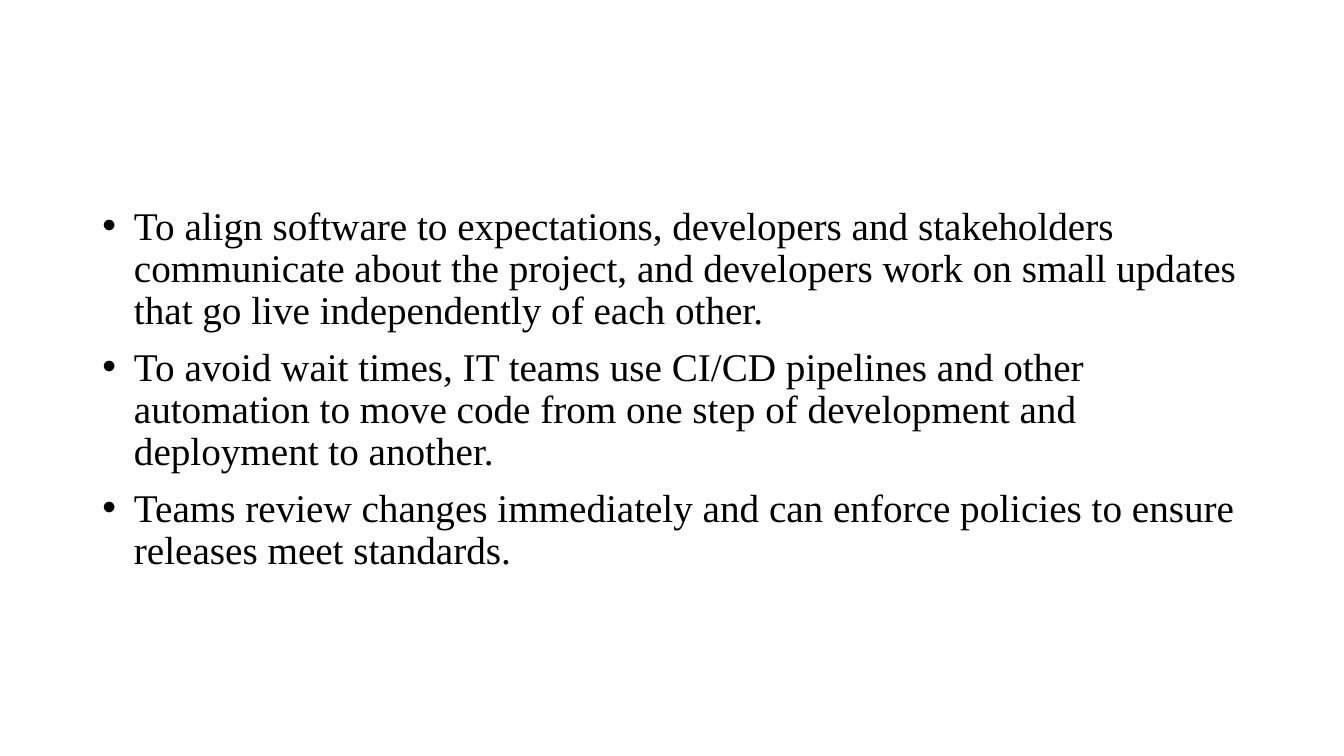
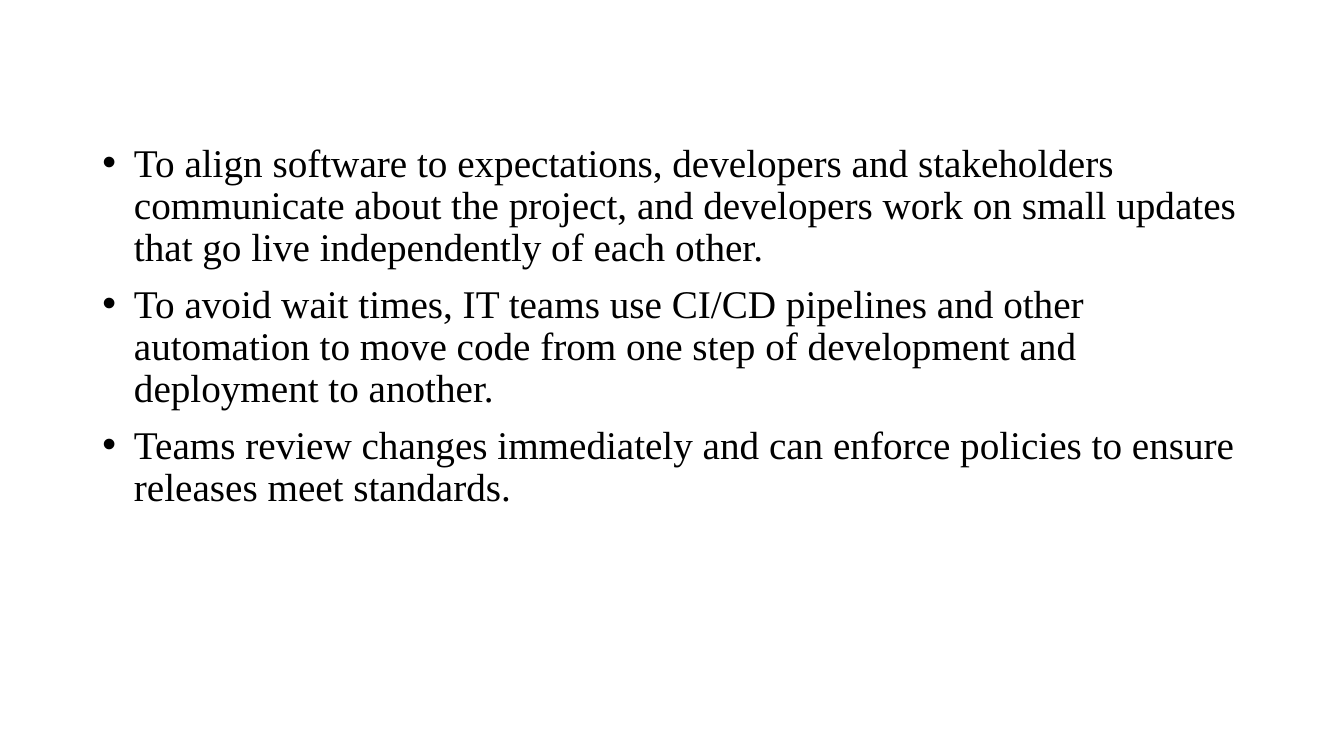
Before and after one commit to TechieeRishi/SEISAII-DevOps, a slide deck: slide 6 of Software Engineering ISA II DevOps - S19-412^0S19-205.pptx. Drawn at 1344x756 pixels with LibreOffice and Linux fonts; fonts in the diff are those of the drawing. Boxes give left, top, right and bottom in pixels: in the first picture for what was removed or moved away, otherwise in the second. Text is boxed around its words. In the diff, an @@ line names an element or a change of style, - is before the commit and + after.

```diff
--- a/Software Engineering ISA II DevOps - S19-412^0S19-205.pptx
+++ b/Software Engineering ISA II DevOps - S19-412^0S19-205.pptx
@@ text "To align software to expectations, ...": place and size @@
-text "To align software to expectations, ..." at (134, 212, 1236, 565)
+text "To align software to expectations, ..." at (134, 149, 1236, 502)
```
Also in this commit, not shown: 6 other slides changed.
